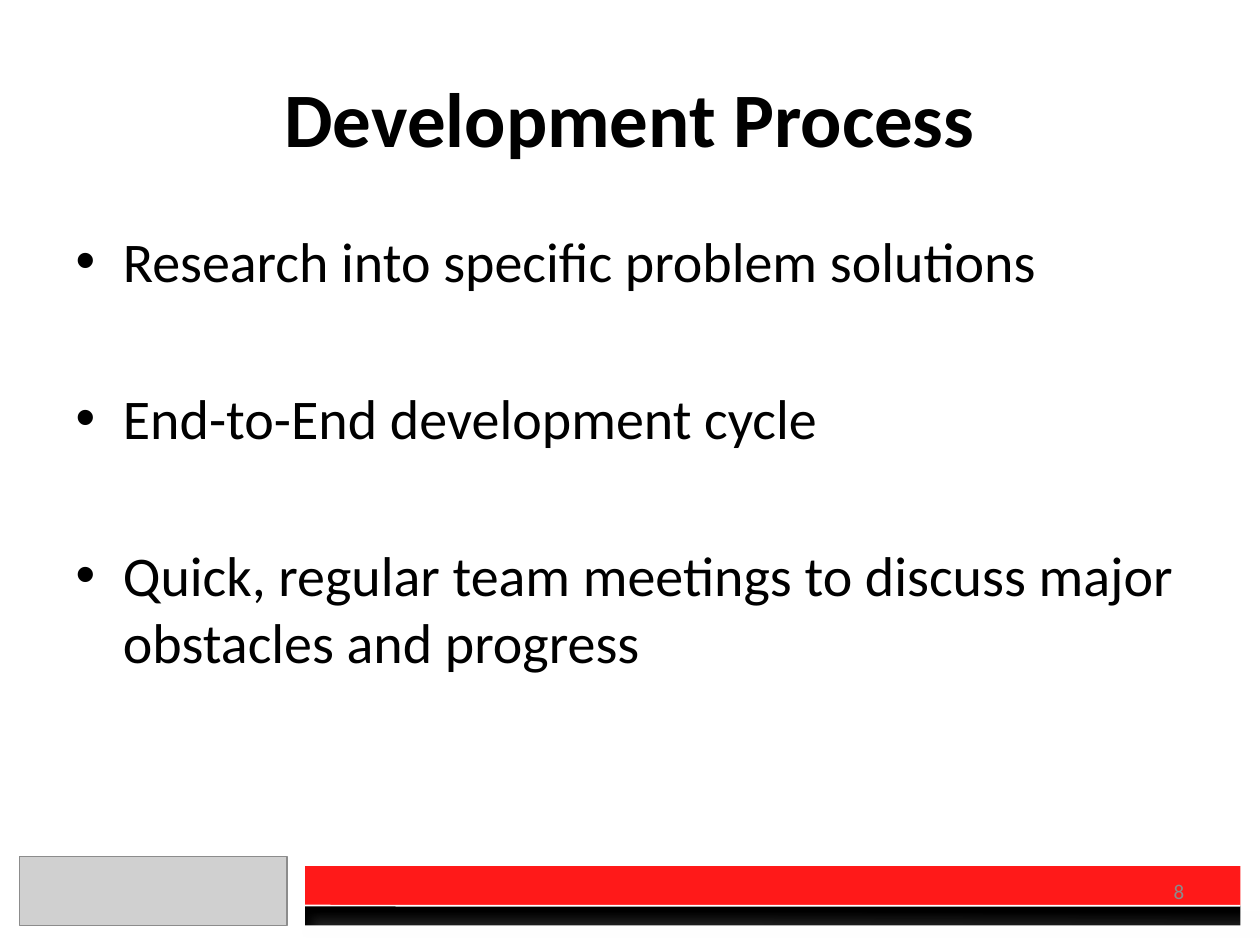
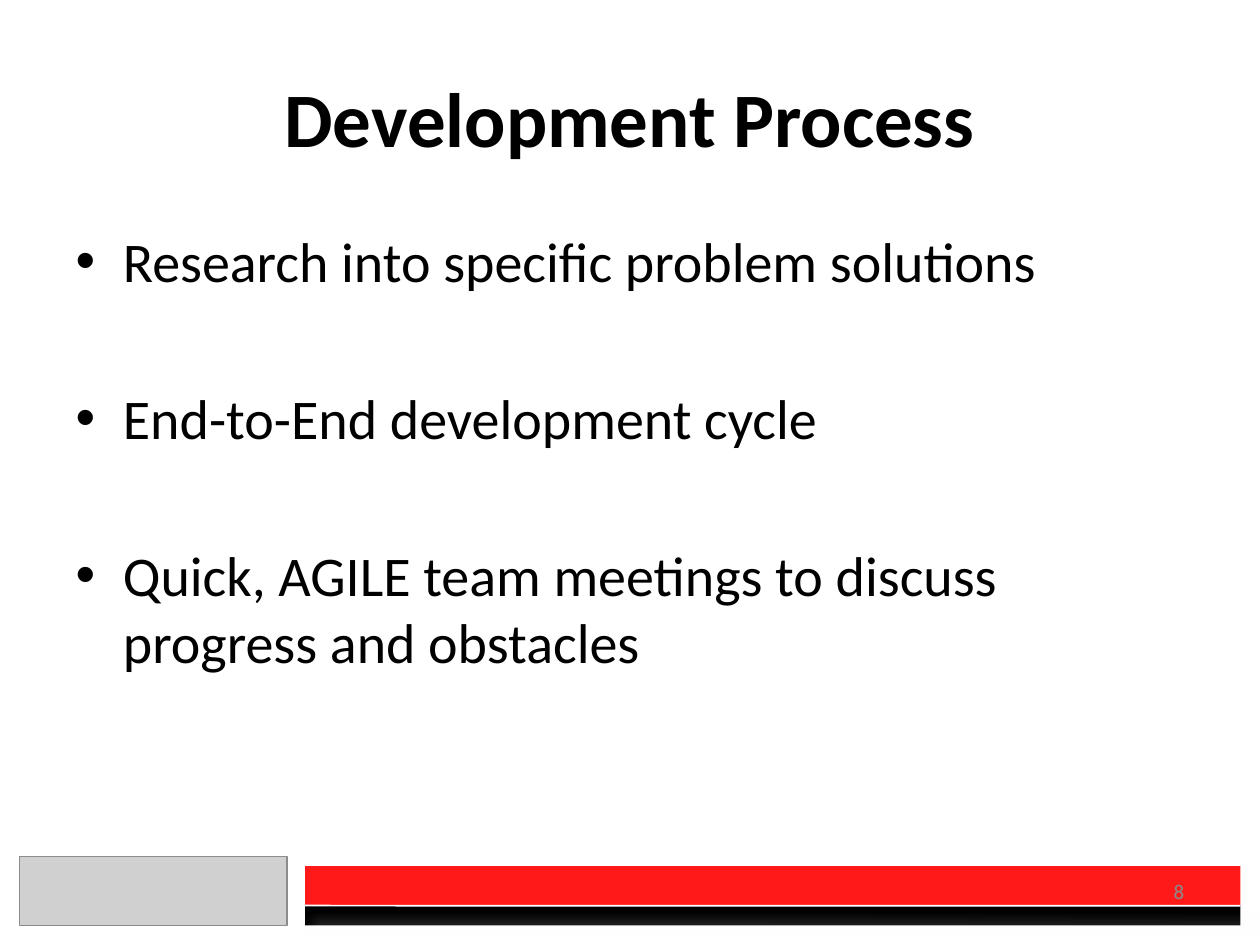
Before and after one commit to DanielSauve/OEC2017, a slide deck: slide 8 of Presentation.pptx. Drawn at 1260x945 pixels with LibreOffice and Linux fonts; fonts in the diff are those of the drawing; grey boxes stand for pictures. Boxes give left, top, right and bottom in pixels: in the first picture for what was removed or moved away, otherwise in the second. Text is boxed around its words. In the diff, an @@ line names an element or a change of style, - is before the commit and + after.

```diff
--- a/Presentation.pptx
+++ b/Presentation.pptx
@@ text at <box>123,557,997,673</box>: text changed @@
-• Quick, regular team meetings to discuss major obstacles and progress
+• Quick, AGILE team meetings to discuss progress and obstacles
```
Also in this commit, not shown: 4 other slides changed, 4 other files.
